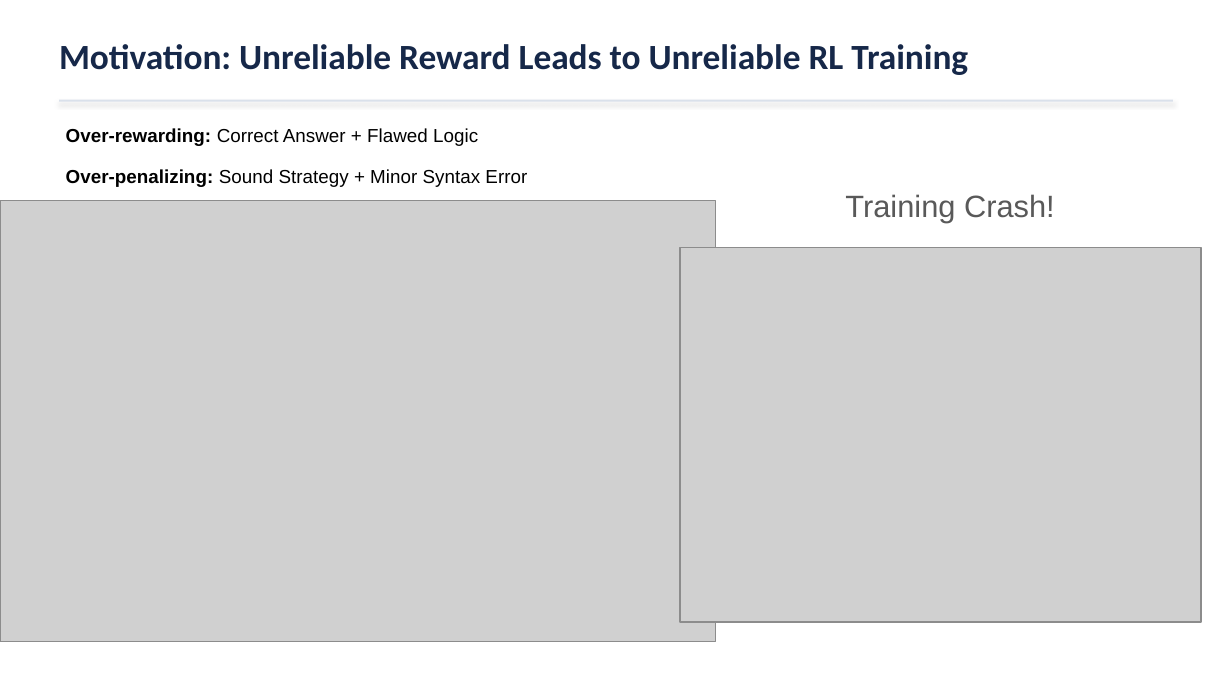
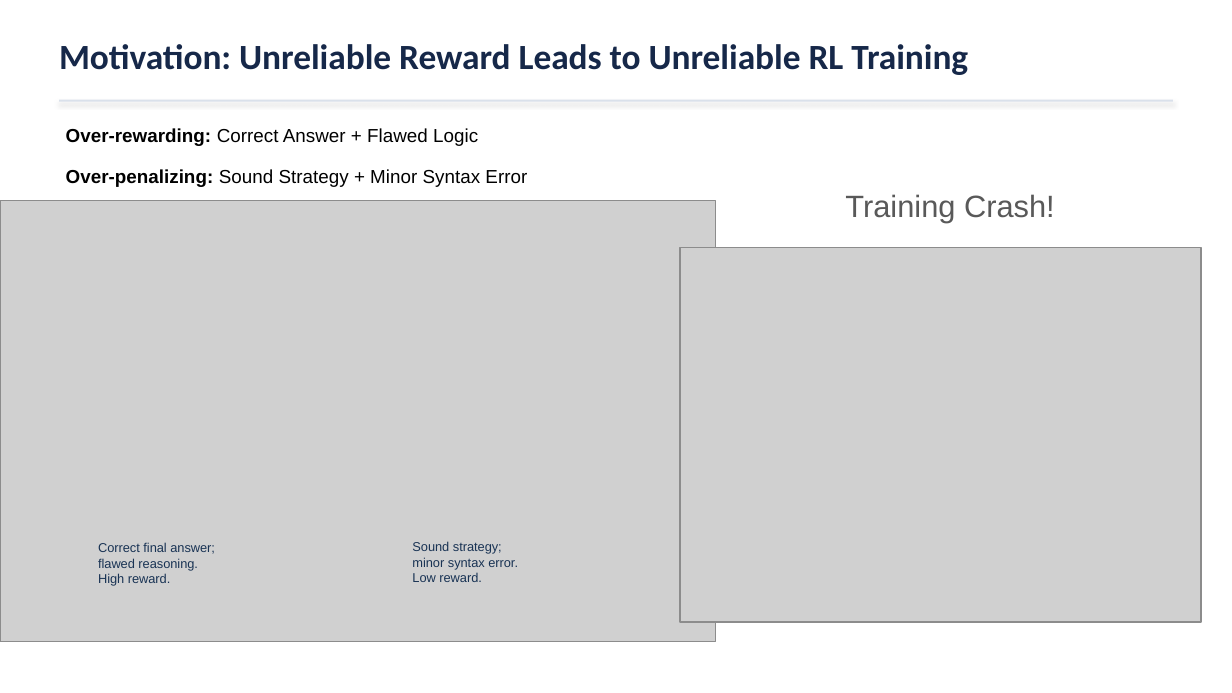
Before and after one commit to YuxuanJiang1/SCRIBE, a slide deck: slide 3 of slides/SCRIBE_EMNLP2026.pptx (slide 4 before the commit). Drawn at 1232x693 pixels with LibreOffice and Linux fonts; fonts in the diff are those of the drawing; grey boxes stand for pictures. Boxes give left, top, right and bottom in pixels: in the first picture for what was removed or moved away, otherwise in the second. Text is boxed around its words. In the diff, an @@ line names an element or a change of style, - is before the commit and + after.

Commit message:
Refine motivation slides and add reusable-rubric talk script

```diff
--- a/slides/SCRIBE_EMNLP2026.pptx
+++ b/slides/SCRIBE_EMNLP2026.pptx
@@ text added at <box>98,542,215,586</box>, 7.4 pt, text #193354 @@
+Correct final answer;
+flawed reasoning.
+High reward.
@@ text added at <box>412,541,518,582</box>, 7.4 pt, text #193354 @@
+Sound strategy;
+minor syntax error.
+Low reward.
```
Also in this commit, not shown: 2 other slides changed, 1 slide removed, 3 other files.
